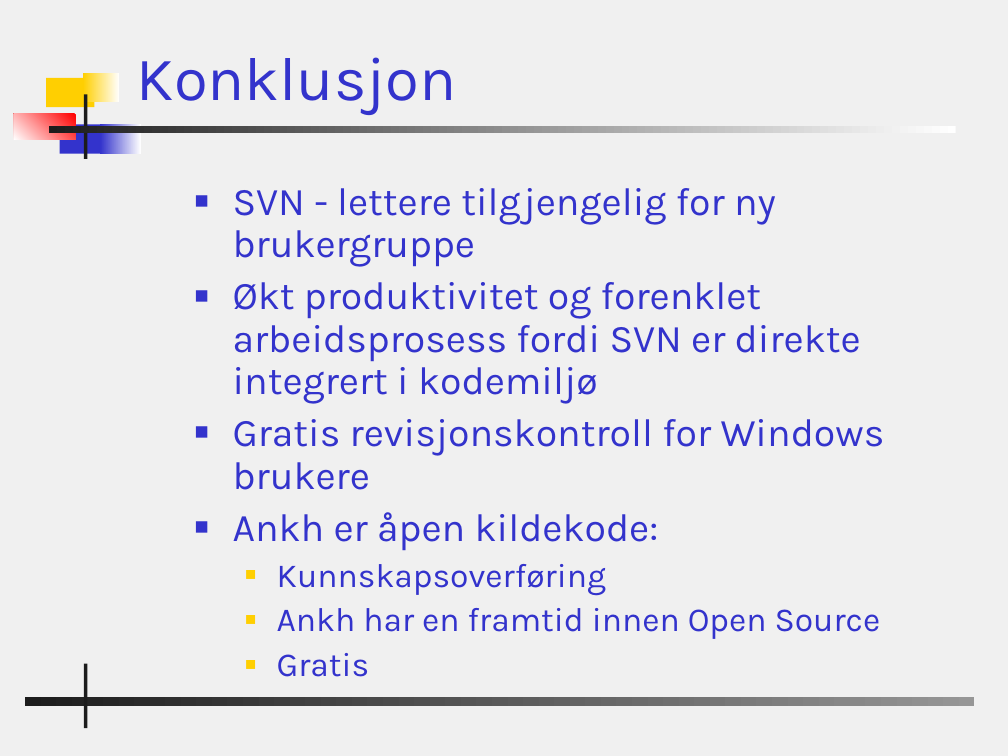
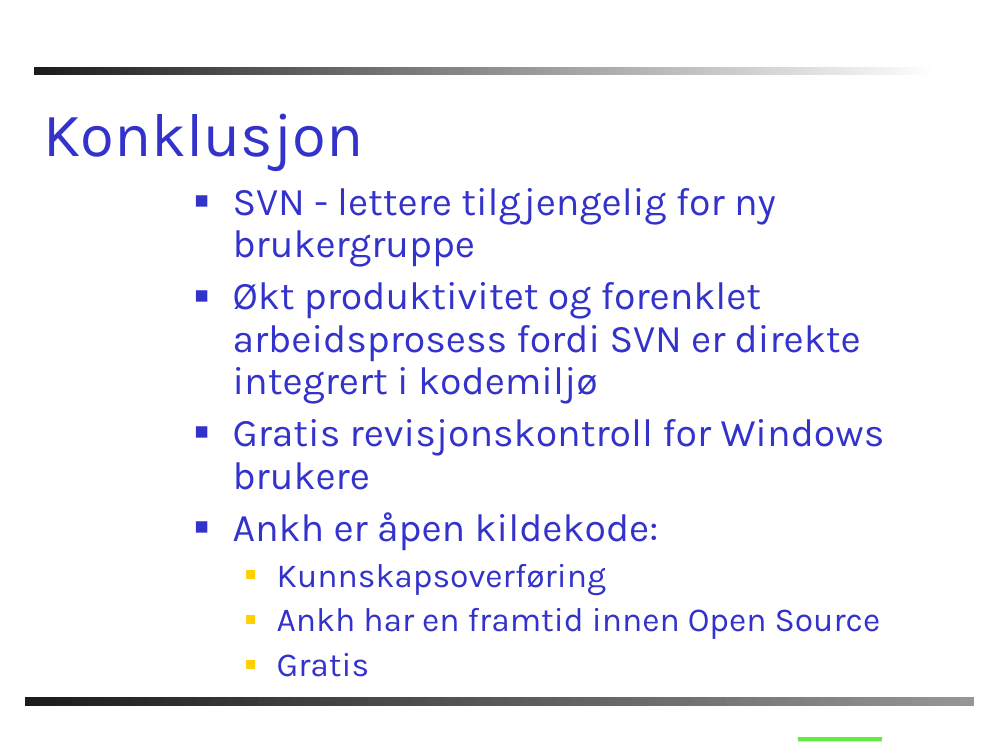
Before and after one commit to windygu/AnkhSVN, a slide deck: slide 23 of doc/powerpoint/Subversion_addin_for_VS.NET.ppt. Drawn at 1008x756 pixels with LibreOffice and Linux fonts; fonts in the diff are those of the drawing; background and template pictures are left out. Boxes give left, top, right and bottom in pixels: in the first picture for what was removed or moved away, otherwise in the second. Text is boxed around its words. In the diff, an @@ line names an element or a change of style, - is before the commit and + after.

```diff
--- a/doc/powerpoint/Subversion_addin_for_VS.NET.ppt
+++ b/doc/powerpoint/Subversion_addin_for_VS.NET.ppt
@@ background #F0F0F0 to #FFFFFF @@
@@ title "Konklusjon": place and size @@
-title "Konklusjon" at [137,57,457,115]
+title "Konklusjon" at [43,113,363,171]
@@ rectangle: place and size @@
-rectangle at [48,126,956,134]
+rectangle at [33,68,940,76]
@@ rectangle removed at [46,78,95,107] @@
@@ rectangle removed at [84,73,120,102] @@
@@ rectangle removed at [14,114,76,140] @@
@@ rectangle removed at [84,95,87,159] @@
@@ rectangle removed at [59,124,106,153] @@
@@ rectangle removed at [101,124,141,153] @@
@@ rectangle removed at [84,663,87,728] @@
@@ line added from (798, 739) to (882, 739), #60EE3E 3 pt @@
```
Also in this commit, not shown: 22 other slides changed, 1 slide added, 1 slide removed.
